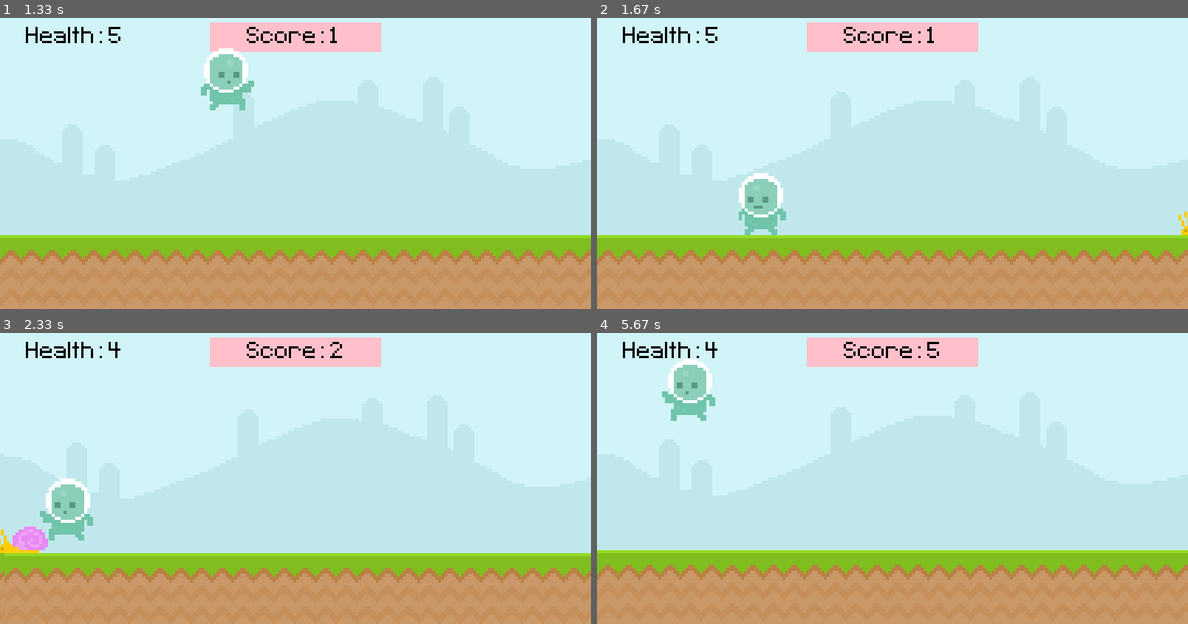
Above: before the commit, frames 1-4 (two rows, left to right).
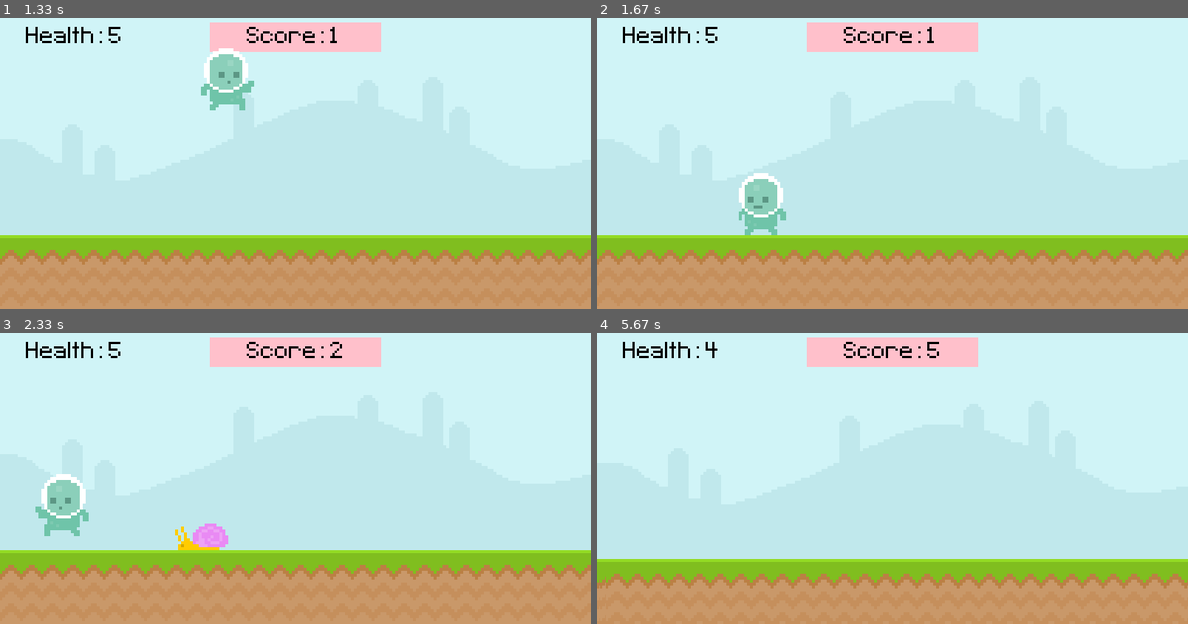
Above: after the commit, the same moments.

Repository: philiph915/ultimate-intro-pygame
Game: pygame game, started from main.py
The game is run twice, just before and just after one commit, with the same random seed, the same clock (stepped at 60 frames per second) and the same inputs.
Inputs:
- Up to frame 1 (1.33 s): hold D 0.33-0.8 s; hold D 0.83-1.3 s; tap Space at 0.9, 1.2 s
- Up to frame 2 (1.67 s): hold A from 1.33 s (still down); tap Space at 1.4 s
- Up to frame 3 (2.33 s): tap Space at 1.7, 1.97, 2.27 s; release A at 1.87 s; hold A 1.9-2.3 s
- Up to frame 4 (5.67 s): hold D 2.33-2.97 s; tap Space at 2.4, 2.7, 3.07, 3.37, 3.57, 3.87, 4.07, 4.37, 4.57, 4.87, 5.13, 5.43 s; hold A 3-3.47 s; hold D 3.5-3.97 s; hold D 4-4.47 s; hold A 4.5-5.03 s; hold A 5.07-5.47 s

Frame 1 is identical in both runs. In frame 2, less than 0.1% of the frame differs, in the area x 98-100%, y 66-75%; in frame 3, 6.5%; in frame 4, 9.6%, in the area x 0-100%, y 8-88%.

Commit message:
rework sound volumes, update evil laugh to happen after a certain score has been reached :)

Diff:
--- a/main.py
+++ b/main.py
@@ -58,7 +58,7 @@
 # reset game objects to initial states
 def game_reset():
     global game_active, obstacle_rect_list, obstacle_timer, test_font, player_rect, score, player_vel_y
-    global score_text_rect, score_str, score_text_surface, player_health, health_text_surface, obstacle_vel
+    global score_text_rect, score_str, score_text_surface, player_health, health_text_surface, obstacle_vel, enable_voldemort
     game_active = True
     obstacle_rect_list.clear()
     player_rect.midbottom = (80,300)
@@ -72,8 +72,9 @@
     # Update Health Text
     player_health_str = 'Health: {}'.format(str(player_health))
     health_text_surface = test_font.render(player_health_str,False,'Black')
-    obstacle_vel = 20
+    obstacle_vel = 15
     pygame.time.set_timer(obstacle_timer,int(3000*math.exp(-score*0.02)))
+    enable_voldemort = False
 
 def screen_shake():
     return 2*randint(0,8)-4, 2*randint(0,8)-4
@@ -96,7 +97,9 @@
 SCORE_TEXT_WINDOW_OFFSET_X = 50
 SCORE_TEXT_WINDOW_OFFSET_Y = 10
 screen_shake_timer = 0
-obstacle_vel = 20
+obstacle_vel = 15
+enable_voldemort = False
+voldemort_thresh = 5
 
 # Player State Variables
 player_is_walking = False
@@ -200,6 +203,7 @@
 
 # Adjust SFX Volume
 voldemort_sound.set_volume(0.25)
+bwah_sound.set_volume(0.5)
 jump_sound.set_volume(0.5)
 pygame.mixer.music.set_volume(0.25)
 
@@ -243,7 +247,7 @@
             # Spawn Enemies
             if event.type == obstacle_timer:
                 pygame.time.set_timer(obstacle_timer,int(3000*math.exp(-score*0.02)))#int(1500*math.exp(-score*0.009))) # Update the timer duration
-                pygame.mixer.Sound.play(voldemort_sound)
+                if enable_voldemort: pygame.mixer.Sound.play(voldemort_sound)
                 # print(obstacle_timer,int(1500*math.exp(-score*0.009)))
                 if randint(0,2): # random integer (either 0 or 1)
                     obstacle_rect_list.append(snail_surf.get_rect(bottomright = (randint(900,1100),300))) # spwan a snail
@@ -338,6 +342,8 @@
             score_str = 'Score: {}'.format(str(score))
             score_text_surface = test_font.render(score_str,False,'Black')
             obstacle_vel*=1.01
+            if score> voldemort_thresh and enable_voldemort == False:
+                enable_voldemort = True
 
         # Handle Screen Shake
         if screen_shake_timer>0:
Not shown, changed: audio/bwaaah.mp3
